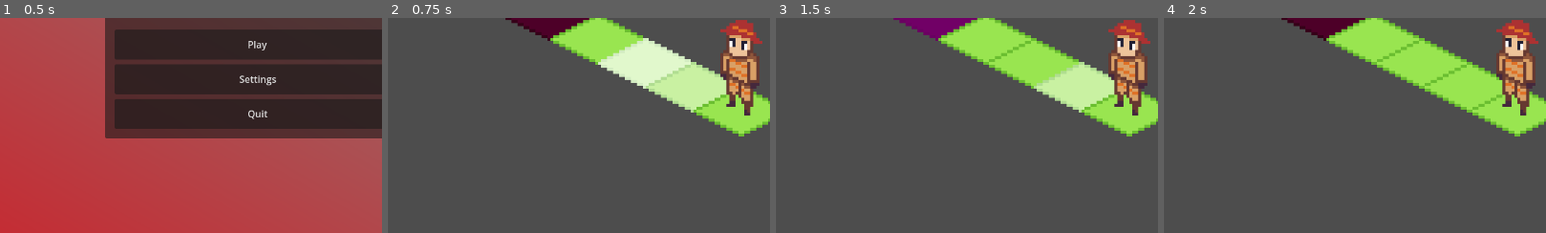
Above: before the commit, frames 1-4 (left to right).
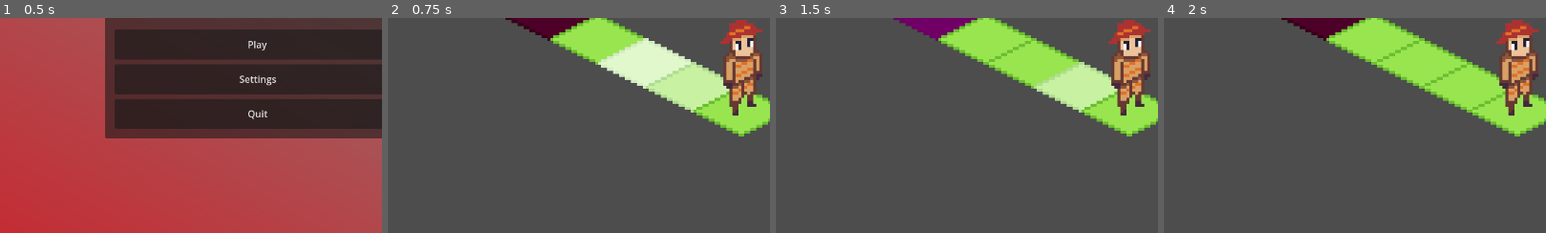
Above: after the commit, the same moments.

Repository: ckuras/GMTK-2023-Fire-Fighter
Game: Godot game, scene res://Scenes/main_menu.tscn
Same seed, same stepped clock (60 frames per second), same inputs: the game is played once before the commit and once after it.
Inputs (mouse positions are % of the whole screen's width and height, from its top left):
- Up to frame 1 (0.5 s): no input
- Up to frame 2 (0.75 s): click "Play" at 0.5 s
- Up to frame 3 (1.5 s): tap Enter at 1.25 s; move the mouse to (37, 39) at 1.27 s; tap Shift at 1.35 s; click (37, 39) at 1.42 s
- Up to frame 4 (2 s): tap Space at 1.52 s
The pictures show only the part of the screen within x 16-66%, y 40-90%; the shares and areas given below are measured in that part.

Frame 1 is identical in both runs. In frame 2, 2.9% of the frame differs, in the area x 87-98%, y 3-46%; in frame 3, 2.9%; in frame 4, 2.9%.

Commit message:
Added sprite direction based on movement

Diff:
--- a/Scenes/player.tscn
+++ b/Scenes/player.tscn
@@ -1,8 +1,9 @@
 [gd_scene load_steps=2 format=3 uid="uid://dtag84i2rw8vh"]
 
-[ext_resource type="Texture2D" uid="uid://cseo57wsmuoed" path="res://Assets/player.png" id="1_7aasu"]
+[ext_resource type="Texture2D" uid="uid://cseo57wsmuoed" path="res://Assets/player.png" id="1_5a62v"]
 
 [node name="Player" type="Sprite2D"]
 position = Vector2(0, -16)
-texture = ExtResource("1_7aasu")
+texture = ExtResource("1_5a62v")
+flip_h = true
 hframes = 2
--- a/Scenes/tile.tscn
+++ b/Scenes/tile.tscn
@@ -34,7 +34,6 @@
 polygon = PackedVector2Array(0, -7, 15, 0, 0, 7, -15, 0)
 
 [node name="Player" parent="." instance=ExtResource("3_6l0tj")]
-visible = false
 
 [connection signal="mouse_entered" from="." to="." method="_on_mouse_entered"]
 [connection signal="mouse_exited" from="." to="." method="_on_mouse_exited"]
--- a/Scripts/tile.gd
+++ b/Scripts/tile.gd
@@ -237,3 +237,21 @@
 	var neighbors: Array[Tile] = get_cardinal_neighbors_include_nulls()
 	var tile_index = neighbors.find(current_player_tile)
 	print("tile we just moved from", neighbors[tile_index])
+	print("tile index we just moved from ", tile_index)
+	match tile_index:
+		0:
+			# coming from NE
+			$Player.frame = 0
+			$Player.flip_h = false
+		1:
+			# coming from NW
+			$Player.frame = 0
+			$Player.flip_h = true
+		2:
+			# coming from SE
+			$Player.frame = 1
+			$Player.flip_h = true
+		3:
+			# coming from SW
+			$Player.frame = 1
+			$Player.flip_h = false
